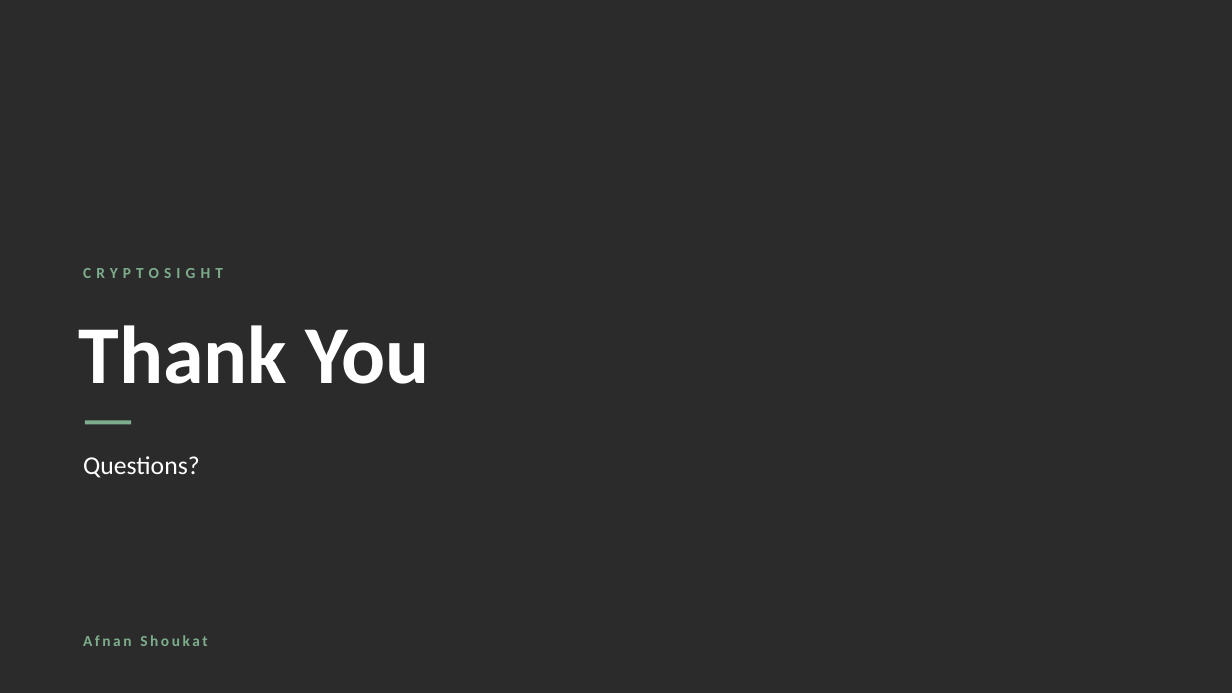
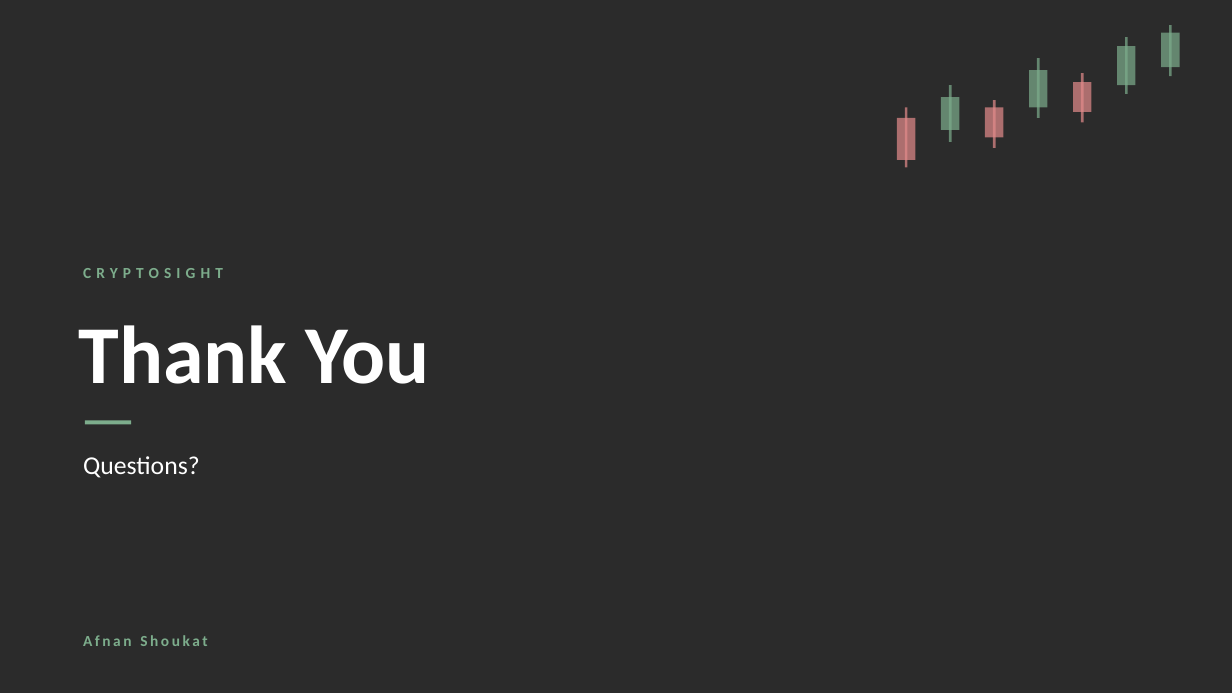
Before and after one commit to 21Afnan/cryptosight, a slide deck: slide 8 of docs/CryptoSight_Presentation.pptx. Drawn at 1232x693 pixels with LibreOffice and Linux fonts; fonts in the diff are those of the drawing; background and template pictures are left out; a plain dark background stands for a picture behind light text. Boxes give left, top, right and bottom in pixels: in the first picture for what was removed or moved away, otherwise in the second. Text is boxed around its words. In the diff, an @@ line names an element or a change of style, - is before the commit and + after.

```diff
--- a/docs/CryptoSight_Presentation.pptx
+++ b/docs/CryptoSight_Presentation.pptx
@@ rectangle added at (x1=1169, y1=25, x2=1172, y2=76), fill #7DAD8C at 70% opacity @@
@@ rectangle added at (x1=1037, y1=58, x2=1040, y2=118), fill #7DAD8C at 70% opacity @@
@@ rectangle added at (x1=1117, y1=46, x2=1136, y2=85), fill #7DAD8C at 70% opacity @@
@@ rectangle added at (x1=1126, y1=37, x2=1128, y2=94), fill #7DAD8C at 70% opacity @@
@@ rectangle added at (x1=1162, y1=32, x2=1180, y2=67), fill #7DAD8C at 70% opacity @@
@@ rectangle added at (x1=949, y1=85, x2=952, y2=142), fill #7DAD8C at 70% opacity @@
@@ rectangle added at (x1=1030, y1=70, x2=1048, y2=107), fill #7DAD8C at 70% opacity @@
@@ rectangle added at (x1=1073, y1=82, x2=1092, y2=112), fill #E38B8B at 70% opacity @@
@@ rectangle added at (x1=1081, y1=73, x2=1084, y2=122), fill #E38B8B at 70% opacity @@
@@ rectangle added at (x1=897, y1=118, x2=916, y2=160), fill #E38B8B at 70% opacity @@
@@ rectangle added at (x1=905, y1=107, x2=908, y2=167), fill #E38B8B at 70% opacity @@
@@ rectangle added at (x1=941, y1=97, x2=959, y2=130), fill #7DAD8C at 70% opacity @@
@@ rectangle added at (x1=985, y1=107, x2=1004, y2=137), fill #E38B8B at 70% opacity @@
@@ rectangle added at (x1=994, y1=100, x2=996, y2=148), fill #E38B8B at 70% opacity @@
```
Also in this commit, not shown: 3 other slides changed, 2 other files.
